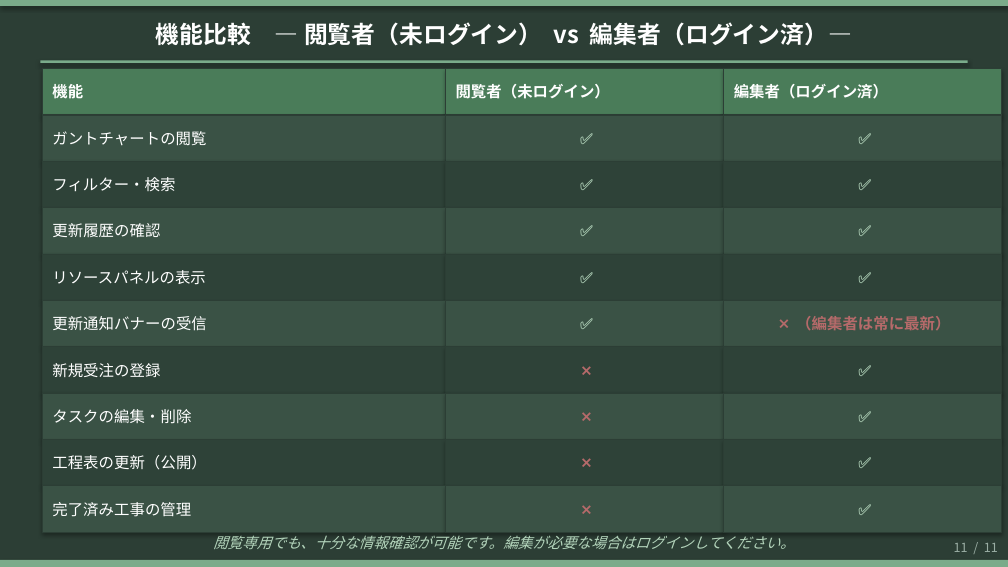
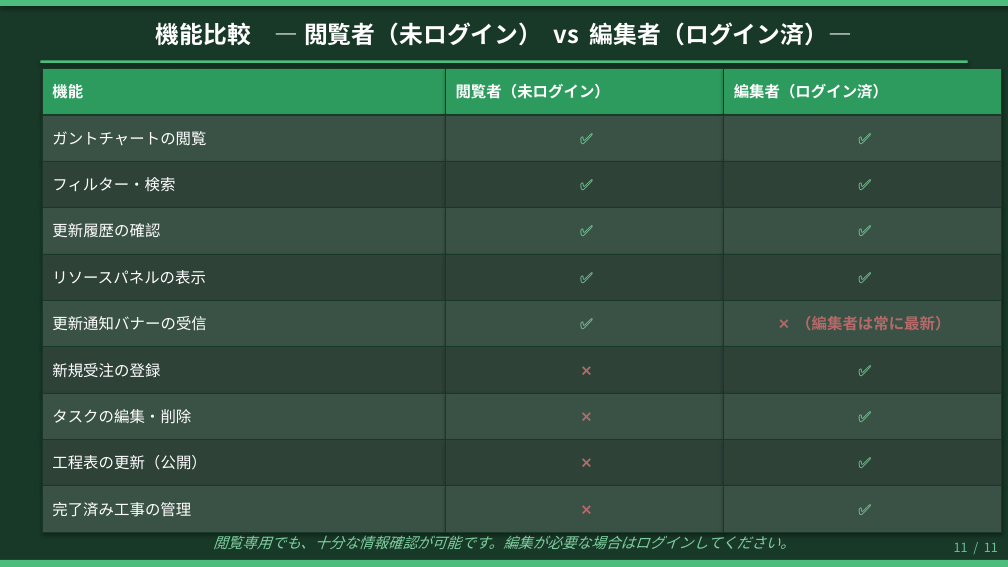
Before and after one commit to kemcokurosaki-oss/gantt-chart, a slide deck: slide 10 of 全体工程表_使い方ガイド（閲覧者向け）_new.pptx. Drawn at 1008x567 pixels with LibreOffice and Linux fonts; fonts in the diff are those of the drawing. Boxes give left, top, right and bottom in pixels: in the first picture for what was removed or moved away, otherwise in the second. Text is boxed around its words. In the diff, an @@ line names an element or a change of style, - is before the commit and + after.

```diff
--- a/全体工程表_使い方ガイド（閲覧者向け）_new.pptx
+++ b/全体工程表_使い方ガイド（閲覧者向け）_new.pptx
@@ background #2C3E35 to #193928 @@
@@ fill #7AAB8A to #4DBD7D in 3 elements at <box>0,0,1008,6</box>, <box>0,559,1008,566</box>, <box>40,60,968,64</box> @@
@@ fill #4A7C59 to #2D9B5E; outline #2C3E35 0.5 pt to #193928 0.5 pt in 3 elements at <box>42,69,446,115</box>, <box>446,69,724,115</box>, <box>724,69,1002,115</box> @@
@@ outline #2C3E35 0.5 pt to #193928 0.5 pt in 27 elements at <box>42,115,446,161</box>, <box>446,115,724,161</box>, <box>724,115,1002,161</box>, <box>42,161,446,208</box>, <box>446,161,724,208</box>, <box>724,161,1002,208</box>, <box>42,208,446,254</box>, <box>446,208,724,254</box>, <box>724,208,1002,254</box>, <box>42,254,446,300</box>, <box>446,254,724,300</box>, <box>724,254,1002,300</box>, <box>42,300,446,347</box>, <box>446,300,724,347</box>, <box>724,300,1002,347</box>, <box>42,347,446,393</box>, <box>446,347,724,393</box>, <box>724,347,1002,393</box>, <box>42,393,446,439</box>, <box>446,393,724,439</box>, <box>724,393,1002,439</box>, <box>42,439,446,486</box>, <box>446,439,724,486</box>, <box>724,439,1002,486</box>, <box>42,486,446,532</box>, <box>446,486,724,532</box>, <box>724,486,1002,532</box> @@
@@ text colour #B2D3BA to #7ECFA0 in 14 elements at <box>213,536,795,549</box>, <box>454,115,720,161</box>, <box>732,115,998,161</box>, <box>454,161,720,208</box>, <box>732,161,998,208</box>, <box>454,208,720,254</box>, <box>732,208,998,254</box>, <box>454,254,720,300</box>, <box>732,254,998,300</box>, <box>454,300,720,347</box>, <box>732,347,998,393</box>, <box>732,393,998,439</box>, <box>732,439,998,486</box>, <box>732,486,998,532</box> @@
@@ text "11 / 11" at <box>954,543,998,552</box>: text colour #9AAEA4 to #68C293 @@
```
Also in this commit, not shown: 9 other slides changed, 1 slide removed, 1 other file.
